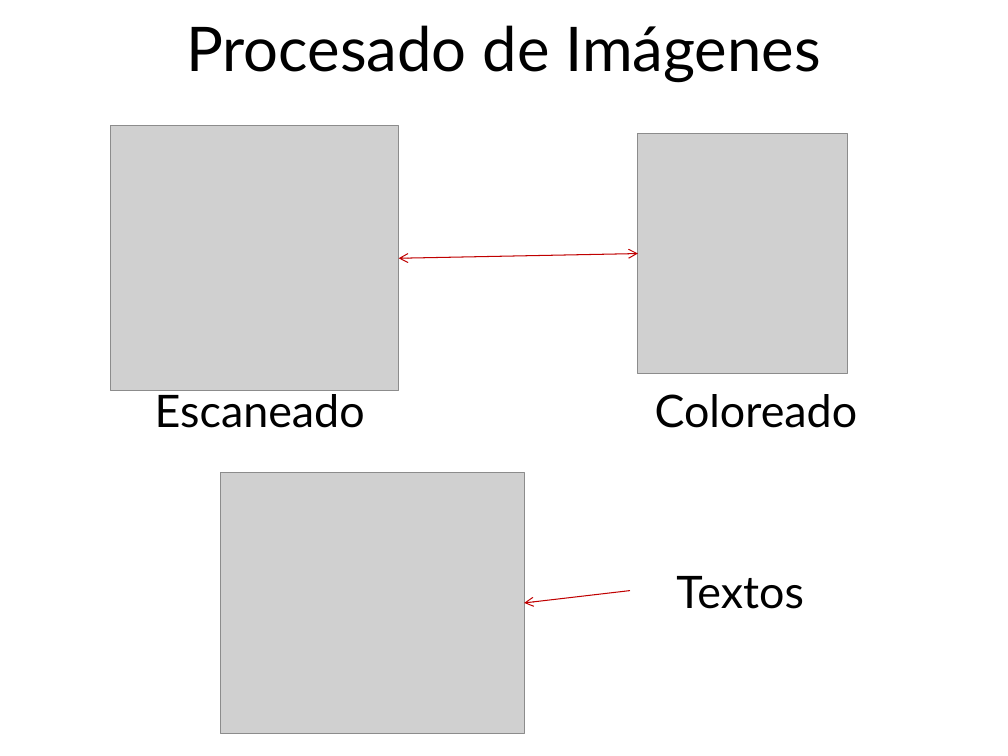
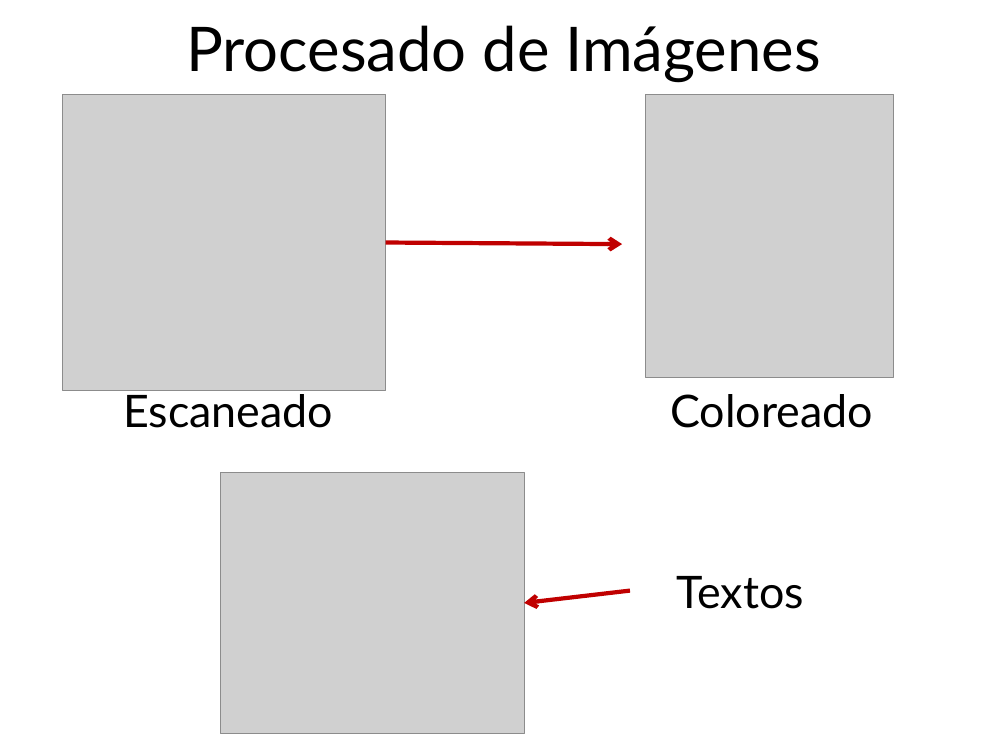
Before and after one commit to MiguelVis/BenitoGG, a slide deck: slide 7 of docs/presentacion.pptx. Drawn at 1008x756 pixels with LibreOffice and Linux fonts; fonts in the diff are those of the drawing; grey boxes stand for pictures. Boxes give left, top, right and bottom in pixels: in the first picture for what was removed or moved away, otherwise in the second. Text is boxed around its words. In the diff, an @@ line names an element or a change of style, - is before the commit and + after.

```diff
--- a/docs/presentacion.pptx
+++ b/docs/presentacion.pptx
@@ picture: place and size @@
-picture at bbox=[110, 126, 398, 390]
+picture at bbox=[62, 95, 385, 391]
@@ picture: place and size @@
-picture at bbox=[638, 134, 848, 374]
+picture at bbox=[646, 95, 894, 377]
@@ double arrow moved from (398, 258) - (638, 254) to (386, 243) - (622, 244) @@
@@ double arrow (386, 243) - (622, 244): double arrow to arrow; stroke #C00000 0.75 pt to #C00000 3 pt @@
@@ text "Escaneado": place and size @@
-text "Escaneado" at bbox=[155, 388, 365, 428]
+text "Escaneado" at bbox=[123, 388, 333, 428]
@@ text "Coloreado": place and size @@
-text "Coloreado" at bbox=[655, 394, 858, 428]
+text "Coloreado" at bbox=[670, 394, 873, 428]
@@ arrow (630, 591) - (524, 603): stroke #C00000 0.75 pt to #C00000 3 pt @@
```
Also in this commit, not shown: 10 other slides changed, 1 other file.
